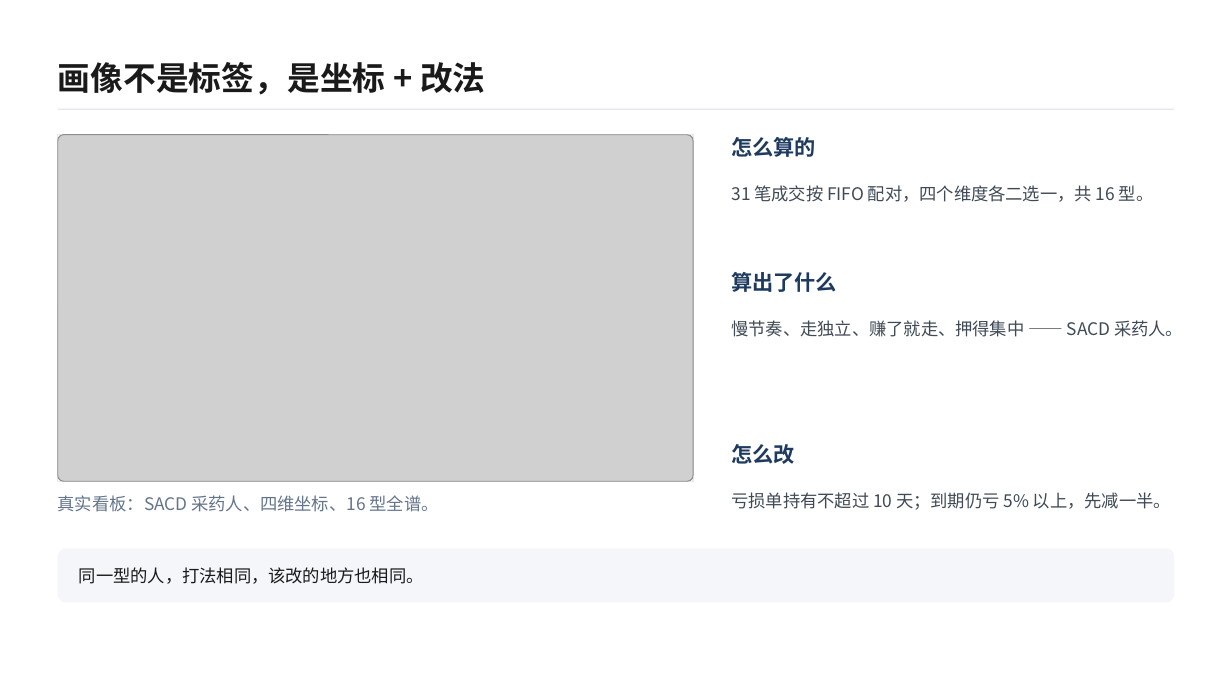
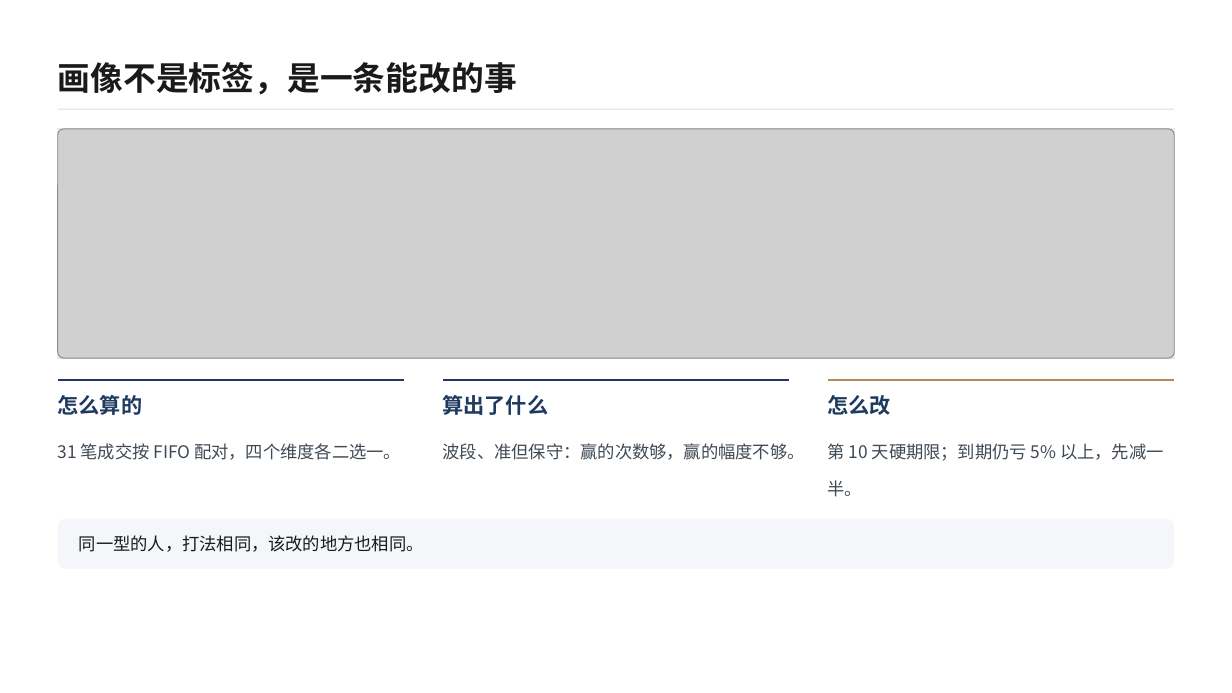
Before and after one commit to www498/ashare-review, a slide deck: slide 5 of ppt/复盘台答辩/复盘台答辩.pptx. Drawn at 1232x693 pixels with LibreOffice and Linux fonts; fonts in the diff are those of the drawing; grey boxes stand for pictures. Boxes give left, top, right and bottom in pixels: in the first picture for what was removed or moved away, otherwise in the second. Text is boxed around its words. In the diff, an @@ line names an element or a change of style, - is before the commit and + after.

Commit message:
PPT 扩到 12 页：画像改为速写与改法、新增建议页和自选股页，逐笔改全列、卖后加口径换算

```diff
--- a/ppt/复盘台答辩/复盘台答辩.pptx
+++ b/ppt/复盘台答辩/复盘台答辩.pptx
@@ text at box(58, 62, 517, 95): text changed @@
-画像不是标签，是坐标 + 改法
+画像不是标签，是一条能改的事
@@ rectangle: place and size @@
-rectangle at box(57, 135, 693, 482)
+rectangle at box(57, 129, 1174, 359)
@@ picture removed at box(57, 135, 693, 482) @@
@@ picture added at box(57, 129, 1174, 359) @@
@@ text removed at box(731, 320, 1183, 337) @@
-慢节奏、走独立、赚了就走、押得集中 —— SACD 采药人。
@@ freeform shape added at box(57, 379, 404, 501), fill #1E3A5F @@
@@ freeform shape added at box(443, 379, 789, 501), fill #1E3A5F @@
@@ freeform shape added at box(828, 379, 1175, 501), fill #B08D57 @@
@@ text "怎么算的": place and size @@
-text "怎么算的" at box(731, 137, 815, 157)
+text "怎么算的" at box(58, 395, 142, 415)
@@ text "算出了什么": place and size @@
-text "算出了什么" at box(731, 272, 837, 292)
+text "算出了什么" at box(443, 395, 549, 415)
@@ text "怎么改": place and size @@
-text "怎么改" at box(731, 444, 794, 464)
+text "怎么改" at box(828, 395, 891, 415)
@@ text at box(58, 443, 401, 460): text changed @@
-31 笔成交按 FIFO 配对，四个维度各二选一，共 16 型。
+31 笔成交按 FIFO 配对，四个维度各二选一。
@@ text added at box(443, 443, 805, 460), 13.5 pt, text #3F4A55 @@
+波段、准但保守：赢的次数够，赢的幅度不够。
@@ text at box(828, 443, 1163, 497): text changed @@
-亏损单持有不超过 10 天；到期仍亏 5% 以上，先减一半。
+第 10 天硬期限；到期仍亏 5% 以上，先减一半。
@@ text removed at box(58, 495, 439, 512) @@
-真实看板：SACD 采药人、四维坐标、16 型全谱。
@@ rounded rectangle: place and size @@
-rounded rectangle at box(57, 549, 1174, 603)
+rounded rectangle at box(57, 518, 1174, 568)
@@ rounded rectangle at box(57, 518, 1174, 568): proportions changed @@
@@ text "同一型的人，打法相同，该改的地方也相同。": place and size @@
-text "同一型的人，打法相同，该改的地方也相同。" at box(79, 567, 424, 584)
+text "同一型的人，打法相同，该改的地方也相同。" at box(79, 535, 424, 552)
```
Also in this commit, not shown: 1 other slide changed, 3 slides added, 1 slide removed, 13 other files.
